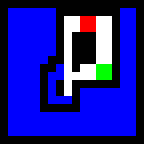
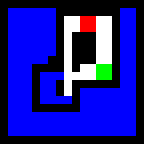
The second 144x144 image is a revision of the first. Changes to its layers:
painted on "Layer 0" over (x1=32, y1=64, x2=64, y2=112)
